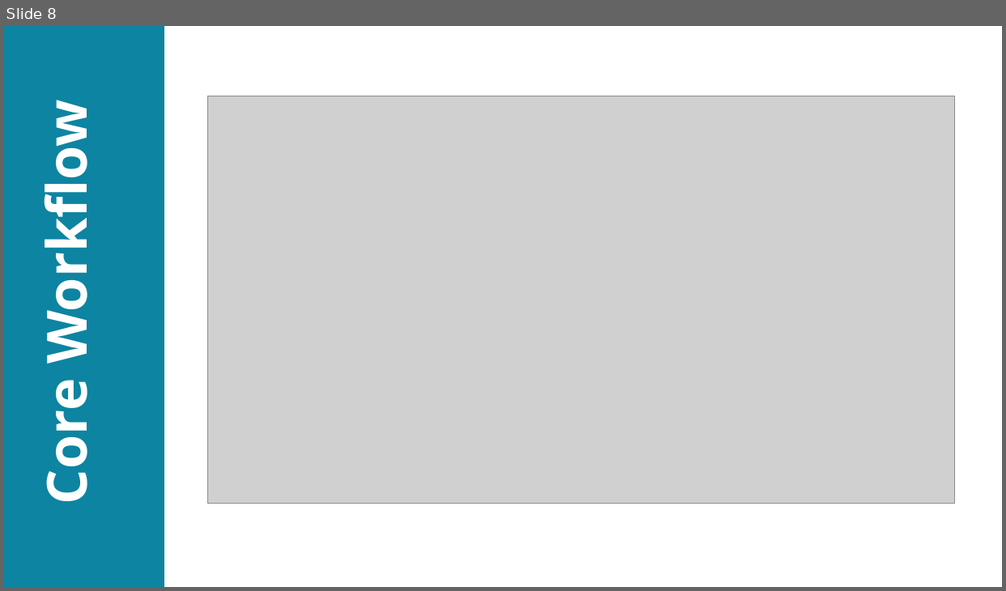
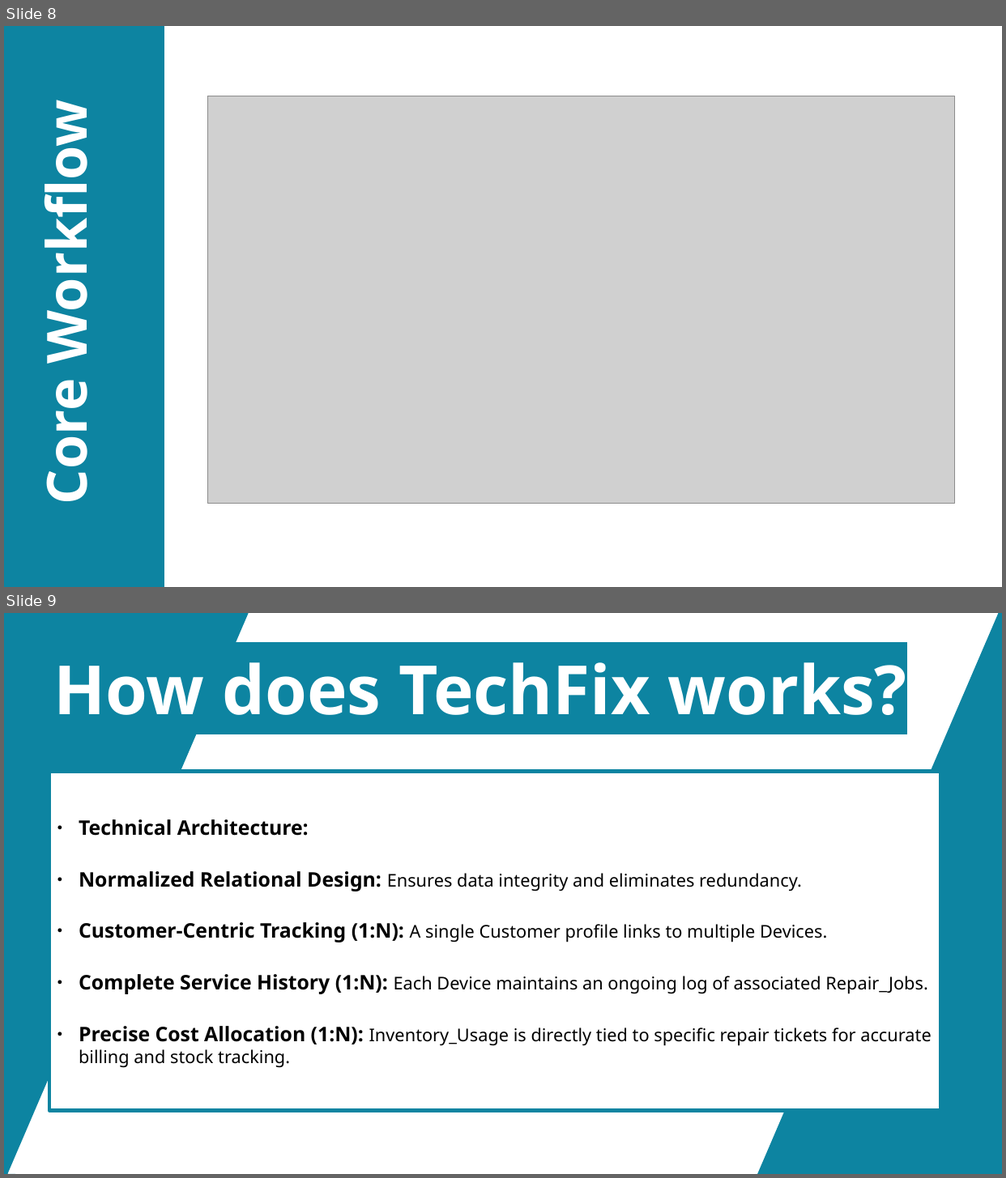
Before and after one commit to AlphaBeast97/DBMS-Flutter-Porject, a slide deck: proposal.odp. Shown one above the other, each under a label of ours: slide 8 before the commit, slides 8 and 9 after it. The pictures are 1006x591 and 1006x1178 pixels, drawn with LibreOffice and Linux fonts; fonts in the diff are those of the drawing; grey boxes stand for pictures. Boxes give left, top, right and bottom in pixels: in the first picture for what was removed or moved away, otherwise in the second. Text is boxed around its words. In the diff, an @@ line names an element or a change of style, - is before the commit and + after.

```diff
--- a/proposal.odp
+++ b/proposal.odp
@@ slide 9 added at [4,613,1002,1174], background #FFFFFF @@
@@ freeform shape added at [4,613,249,1174], fill #0D84A1 @@
@@ freeform shape added at [757,613,1002,1174], fill #0D84A1 @@
@@ title added at [54,662,907,715], 54 pt, text #FFFFFF, bold @@
+How does TechFix works?
@@ rectangle added at [49,772,940,1111], fill #FFFFFF, outline #0D84A1 2.83 pt, 14 pt, text #000000 @@
+● Technical Architecture:
+● Normalized Relational Design: Ensures data integrity and eliminates redundancy.
+● Customer-Centric Tracking (1:N): A single Customer profile links to multiple Devices.
+● Complete Service History (1:N): Each Device maintains an ongoing log of associated Repair_Jobs.
+● Precise Cost Allocation (1:N): Inventory_Usage is directly tied to specific repair tickets for accurate billing and stock tracking.
```
Also in this commit, not shown: 3 slides changed, 5 other slides added, 3 slides removed, 4 other files.
